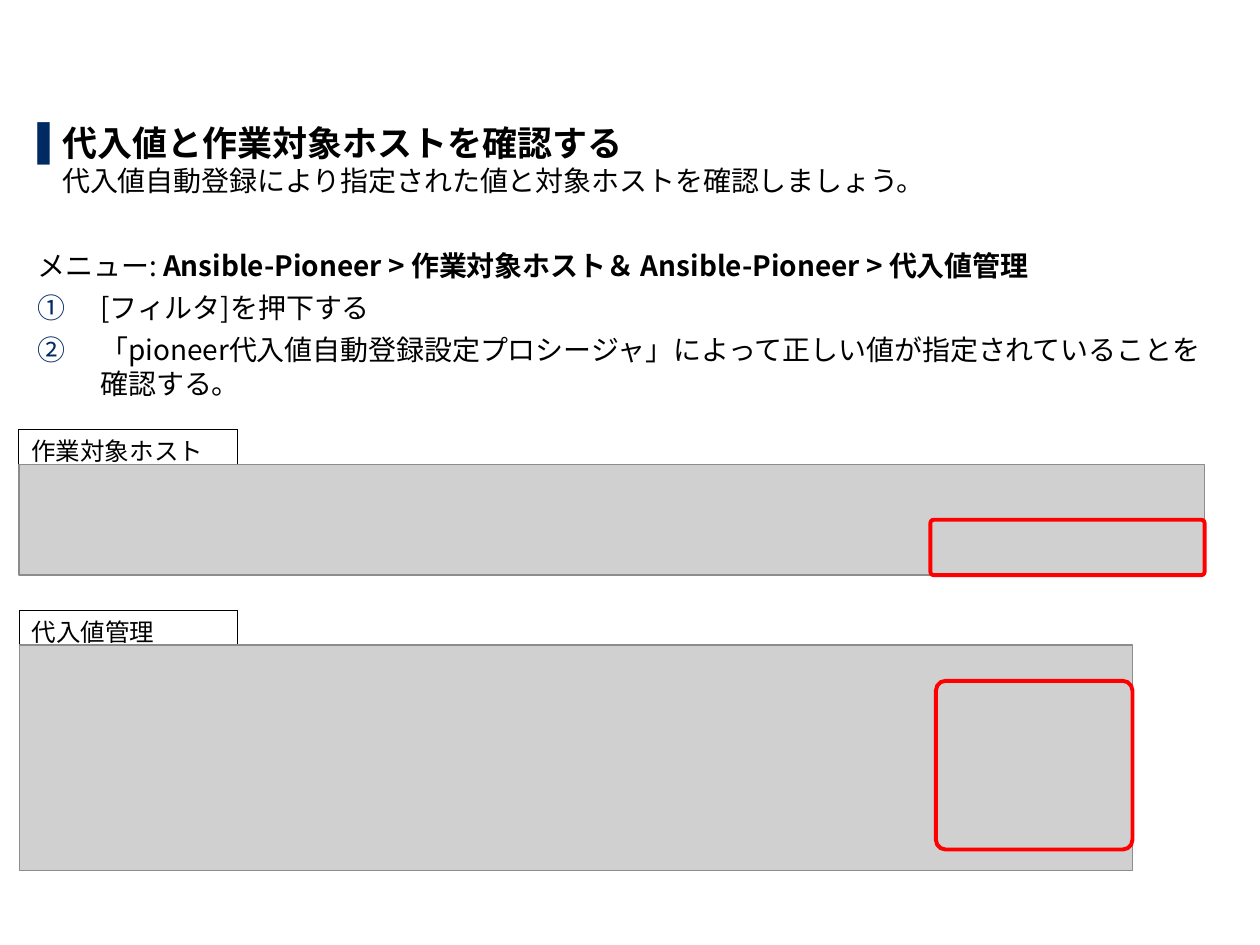
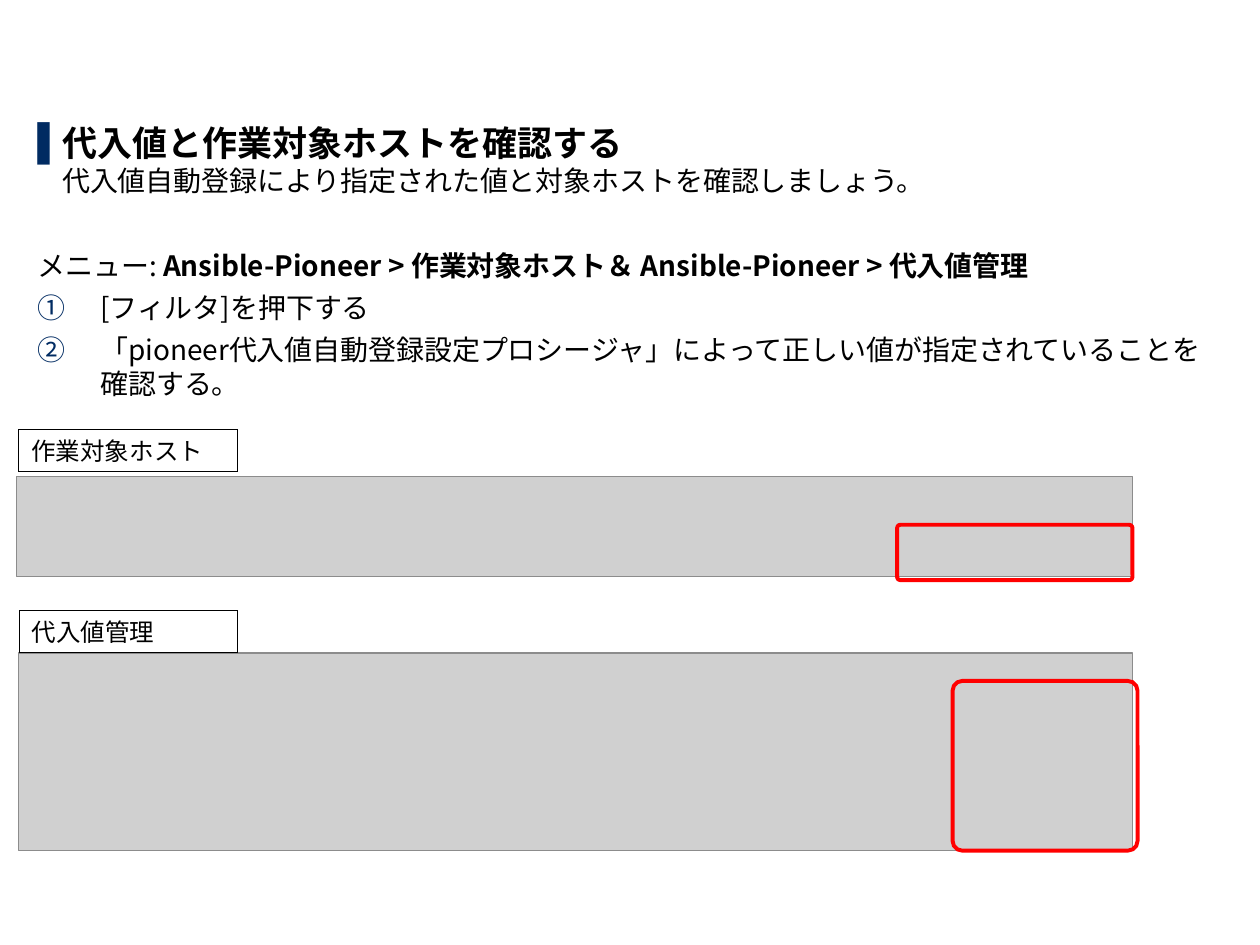
Before and after one commit to exastro-suite/it-automation-docs, a slide deck: slide 60 of asset/Learn_ja/ITA-Ansible-Driver_ja_practice.pptx. Drawn at 1260x945 pixels with LibreOffice and Linux fonts; fonts in the diff are those of the drawing; grey boxes stand for pictures; background and template pictures are left out. Boxes give left, top, right and bottom in pixels: in the first picture for what was removed or moved away, otherwise in the second. Text is boxed around its words. In the diff, an @@ line names an element or a change of style, - is before the commit and + after.

```diff
--- a/asset/Learn_ja/ITA-Ansible-Driver_ja_practice.pptx
+++ b/asset/Learn_ja/ITA-Ansible-Driver_ja_practice.pptx
@@ picture: place and size @@
-picture at (19,465,1205,576)
+picture at (16,476,1133,577)
@@ rounded rectangle: place and size @@
-rounded rectangle at (930,520,1205,576)
+rounded rectangle at (897,525,1133,581)
@@ picture: place and size @@
-picture at (19,645,1131,871)
+picture at (19,653,1133,850)
@@ rounded rectangle: place and size @@
-rounded rectangle at (936,680,1133,849)
+rounded rectangle at (953,680,1138,850)
```
Also in this commit, not shown: 19 other slides changed, 1 other file.
